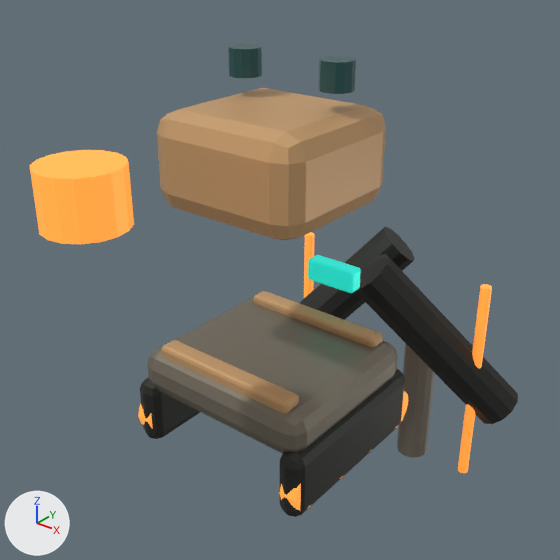
Renders of the glTF model assets/models/buildings/factions/drift_tower.glb from each side of a commit.
One viewpoint serves both versions: a 50 mm camera at (1.68, -2.05, 2.01) aimed at (-0.15, 0.23, 0.59). Arrows for +X, +Y and +Z are at lower left; the lights stay in place. The older version comes first. Where no turn or scale is listed for an object, it has been applied to the vertices.

In view in the first picture: 'Bolt-on edge rail', 'Bolt-on edge rail.001', 'High-pressure cannon', 'Modular pallet deck', 'Recessed muzzle collar', 'Remote weapon cassette', 'Replaceable skid rail', 'Replaceable skid rail.001', 'Splayed gun tripod', 'Splayed gun tripod.001', 'TeamColor', 'Tripod tie cable.001' and 6 more.
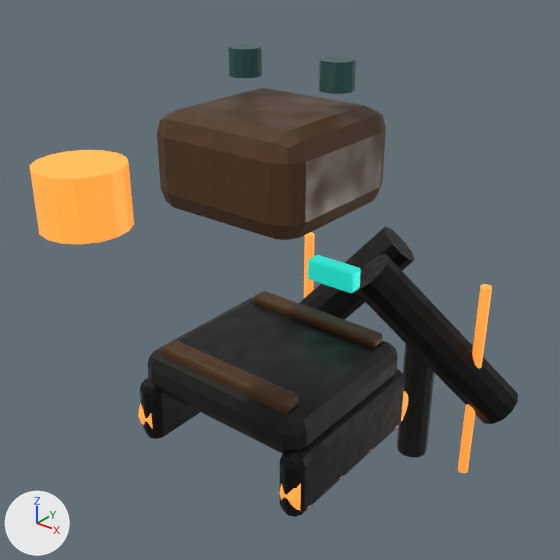
What changed in the scene script:
```text
Add img_steel_roughness:
    img_steel_roughness = load_image('steel_roughness', '../../textures/industrial/factions/drift/steel_roughness.png', 512, 512, 'Non-Color')
Add img_factions_drift_steel_steel_albedo:
    img_factions_drift_steel_steel_albedo = load_image('factions_drift_steel_steel_albedo', '../../textures/industrial/factions/drift/factions_drift_steel_steel_albedo.png', 512, 512, 'sRGB')
Add img_steel_normal:
    img_steel_normal = load_image('steel_normal', '../../textures/industrial/factions/drift/steel_normal.png', 512, 512, 'Non-Color')
Add img_ceramic_normal:
    img_ceramic_normal = load_image('ceramic_normal', '../../textures/industrial/factions/drift/ceramic_normal.png', 512, 512, 'Non-Color')
Add img_ceramic_roughness:
    img_ceramic_roughness = load_image('ceramic_roughness', '../../textures/industrial/factions/drift/ceramic_roughness.png', 512, 512, 'Non-Color')
Add img_factions_drift_armor_light_ceramic_albedo:
    img_factions_drift_armor_light_ceramic_albedo = load_image('factions_drift_armor_light_ceramic_albedo', '../../textures/industrial/factions/drift/factions_drift_armor_light_ceramic_albedo.png', 512, 512, 'sRGB')
Change mat_drift___light_004:
    remove # nodes: BsdfPrincipled, OutputMaterial
    remove # colours: brown #cea473
    nodes: BsdfPrincipled, Math, NormalMap, OutputMaterial, SeparateColor, TexImage x3
    uses the picture img_ceramic_normal
    uses the picture img_ceramic_roughness
    uses the picture img_factions_drift_armor_light_ceramic_albedo
Change mat_drift___steel_004:
    remove # nodes: BsdfPrincipled, OutputMaterial
    remove # colours: grey #8b8476
    nodes: BsdfPrincipled, Math, NormalMap, OutputMaterial, SeparateColor, TexImage x3
    uses the picture img_factions_drift_steel_steel_albedo
    uses the picture img_steel_normal
    uses the picture img_steel_roughness
```

Location of each change, [x1, y1, x2, y2] in pixels of the pictures (560 x 560 px):
'Remote weapon cassette', surface changed (darker)
    both: [157, 88, 386, 240]
'Modular pallet deck', surface changed (darker)
    both: [147, 297, 398, 454]
'Bolt-on edge rail', surface changed (darker)
    both: [161, 340, 299, 413]
'High-pressure cannon', surface changed (grey to black)
    both: [397, 343, 434, 457]
'Bolt-on edge rail.001', surface changed (darker)
    both: [254, 291, 383, 347]
